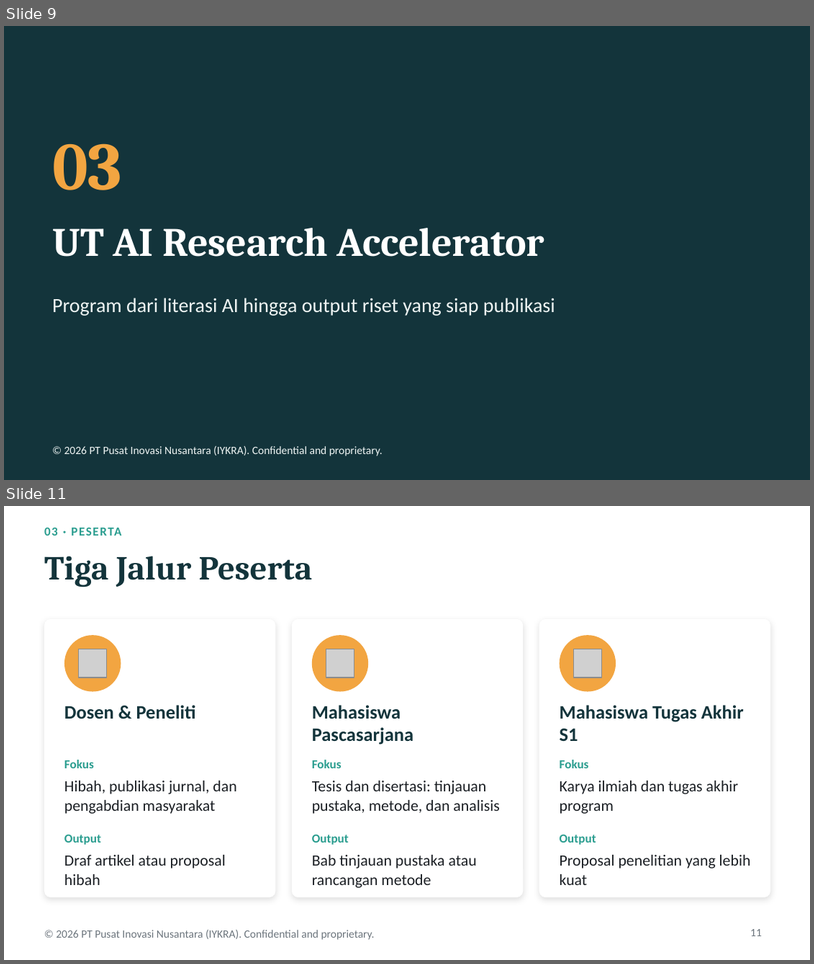
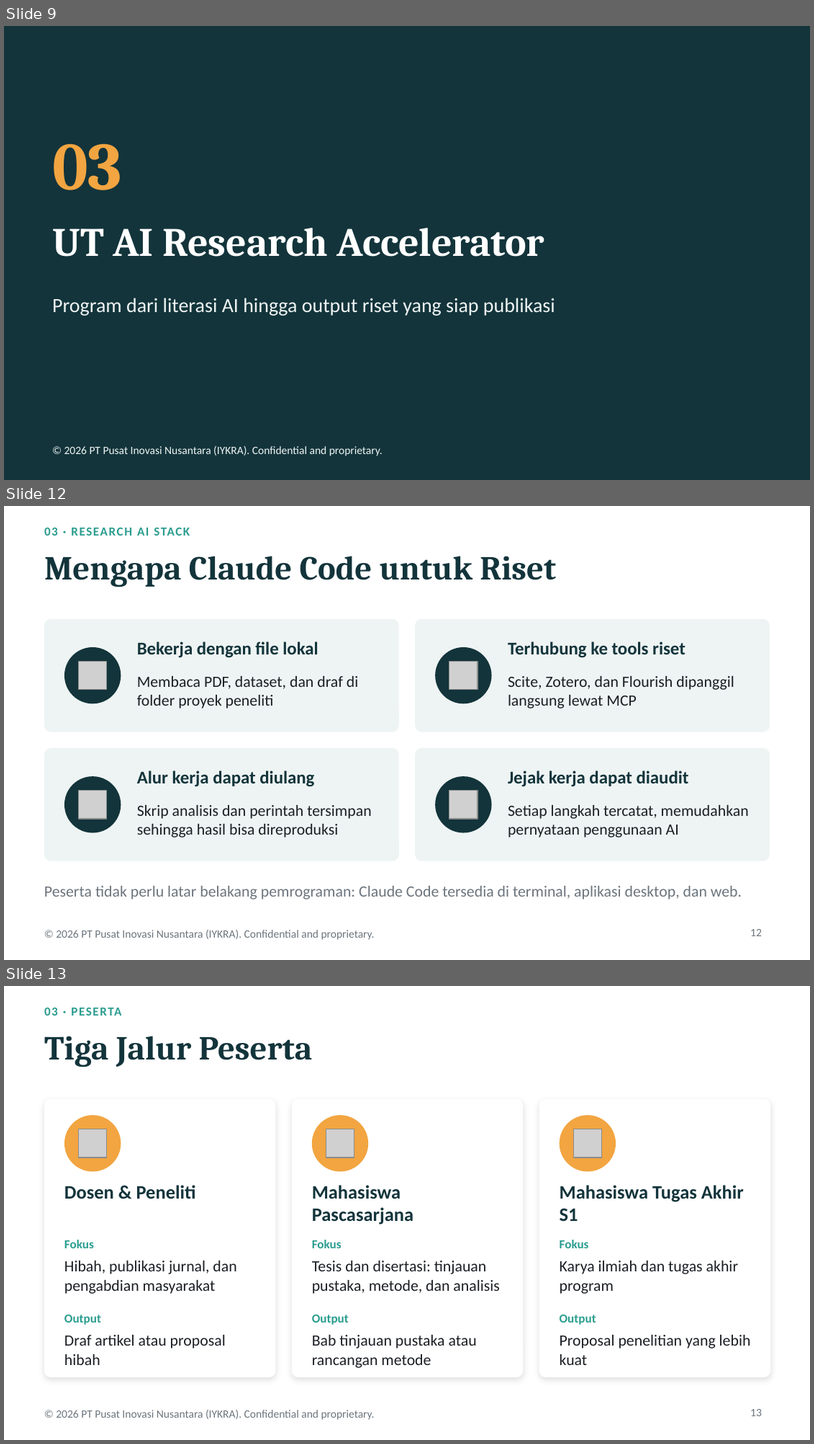
Before and after one commit to vivialatas83-sudo/baru, a slide deck: UT AI Research Accelerator/AI_Research_Accelerator_UT.pptx. Shown one above the other, each under a label of ours: slides 9 and 11 before the commit, slides 9, 12 and 13 after it; the slides between them are not shown. The pictures are 814x964 and 814x1444 pixels, drawn with LibreOffice and Linux fonts; fonts in the diff are those of the drawing; grey boxes stand for pictures. Boxes give left, top, right and bottom in pixels: in the first picture for what was removed or moved away, otherwise in the second. Text is boxed around its words. In the diff, an @@ line names an element or a change of style, - is before the commit and + after.

```diff
--- a/UT AI Research Accelerator/AI_Research_Accelerator_UT.pptx
+++ b/UT AI Research Accelerator/AI_Research_Accelerator_UT.pptx
@@ slide 12 added at (4, 506, 810, 960), background #FFFFFF; not listed: 1 template element that a slide beside it also shows @@
@@ text added at (44, 527, 190, 536), 11 pt, text #2A9D8F, bold @@
+03 · RESEARCH AI STACK
@@ title added at (44, 556, 556, 587), 30 pt, text #13343B, bold @@
+Mengapa Claude Code untuk Riset
@@ rounded rectangle added at (44, 619, 399, 732), fill #EEF4F3 @@
@@ rounded rectangle added at (415, 619, 770, 732), fill #EEF4F3 @@
@@ ellipse added at (64, 647, 121, 703), fill #13343B @@
@@ text added at (137, 641, 318, 658), 16 pt, text #13343B, bold @@
+Bekerja dengan file lokal
@@ ellipse added at (435, 647, 492, 703), fill #13343B @@
@@ text added at (508, 641, 686, 658), 16 pt, text #13343B, bold @@
+Terhubung ke tools riset
@@ picture added at (79, 662, 107, 690) @@
@@ text added at (137, 676, 358, 708), 14 pt, text #1B1F24 @@
+Membaca PDF, dataset, dan draf di folder proyek peneliti
@@ picture added at (450, 662, 478, 690) @@
@@ text added at (508, 676, 734, 708), 14 pt, text #1B1F24 @@
+Scite, Zotero, dan Flourish dipanggil langsung lewat MCP
@@ rounded rectangle added at (44, 748, 399, 861), fill #EEF4F3 @@
@@ rounded rectangle added at (415, 748, 770, 861), fill #EEF4F3 @@
@@ ellipse added at (64, 776, 121, 833), fill #13343B @@
@@ text added at (137, 770, 314, 787), 16 pt, text #13343B, bold @@
+Alur kerja dapat diulang
@@ ellipse added at (435, 776, 492, 833), fill #13343B @@
@@ text added at (508, 770, 689, 786), 16 pt, text #13343B, bold @@
+Jejak kerja dapat diaudit
@@ picture added at (79, 790, 107, 818) @@
@@ text added at (137, 805, 371, 837), 14 pt, text #1B1F24 @@
+Skrip analisis dan perintah tersimpan sehingga hasil bisa direproduksi
@@ picture added at (450, 790, 478, 818) @@
@@ text added at (508, 805, 749, 837), 14 pt, text #1B1F24 @@
+Setiap langkah tercatat, memudahkan pernyataan penggunaan AI
@@ text added at (44, 885, 742, 899), 14 pt, text #6C757D @@
+Peserta tidak perlu latar belakang pemrograman: Claude Code tersedia di terminal, aplikasi desktop, dan web.
@@ page number added at (751, 929, 762, 936), 10 pt, text #6C757D @@
+12
@@ what was slide 11 is now slide 13 @@
@@ page number at (751, 1409, 762, 1416): text changed @@
-11
+13
```
Also in this commit, not shown: 6 slides changed, 1 other slide added, 1 other file.
